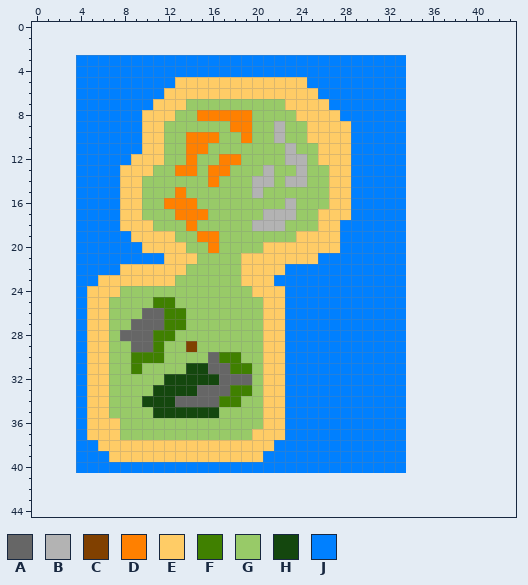
Pixel-art sprite -- maps/testMap.png. This is how it looked before the edit.
The file is 30x38 pixels. The old version is drawn lined up with the new one, on the new canvas.
Palette (. is transparent): A #666666  B #b3b3b3  C #804000  D #ff8000  E #ffcc66  F #408000  G #98ca68  H #14470e  J #0080ff
Pixels before, first column x 4:
 3 JJJJJJJJJJJJJJJJJJJJJJJJJJJJJJ
 4 JJJJJJJJJJJJJJJJJJJJJJJJJJJJJJ
 5 JJJJJJJJJEEEEEEEEEEEEJJJJJJJJJ
 6 JJJJJJJJEEEEEEEEEEEEEEJJJJJJJJ
 7 JJJJJJJEEEGGGGGGGGGEEEEJJJJJJJ
 8 JJJJJJEEEGGDDDDDGGGGEEEEJJJJJJ
 9 JJJJJJEEGGGGGGDDGGBGGEEEEJJJJJ
10 JJJJJJEEGGDDDGGDGGBGGEEEEJJJJJ
11 JJJJJJEEGGDDGGGGGGGBGGEEEJJJJJ
12 JJJJJEEEGGDGGDDGGGGBBGEEEJJJJJ
13 JJJJEEEGGDDGDDGGGBGGBGGEEJJJJJ
14 JJJJEEGGGGGGDGGGBBGBBGGEEJJJJJ
15 JJJJEEGGGDGGGGGGBGGGGGGEEJJJJJ
16 JJJJEEGGDDDGGGGGGGGBGGGEEJJJJJ
17 JJJJEEGGGDDDGGGGGBBBGGEEEJJJJJ
18 JJJJEEEGGGDGGGGGBBBGGGEEJJJJJJ
19 JJJJJEEEEGGDDGGGGGGGEEEEJJJJJJ
20 JJJJJJEEEEGGDGGGGEEEEEEEJJJJJJ
21 JJJJJJJJEEEGGGGEEEEEEEJJJJJJJJ
22 JJJJEEEEEEGGGGGEEEEJJJJJJJJJJJ
23 JJEEEEEEEGGGGGGEEEJJJJJJJJJJJJ
24 JEEEGGGGGGGGGGGGEEEJJJJJJJJJJJ
25 JEEGGGGFFGGGGGGGGEEJJJJJJJJJJJ
26 JEEGGGAAFFGGGGGGGEEJJJJJJJJJJJ
27 JEEGGAAAFFGGGGGGGEEJJJJJJJJJJJ
28 JEEGAAAFFGGGGGGGGEEJJJJJJJJJJJ
29 JEEGGAAFGGCGGGGGGEEJJJJJJJJJJJ
30 JEEGGFFFGGGGAFFGGEEJJJJJJJJJJJ
31 JEEGGFGGGGHHAAFFGEEJJJJJJJJJJJ
32 JEEGGGGGHHHHHAAAGEEJJJJJJJJJJJ
33 JEEGGGGHHHHAAAFFGEEJJJJJJJJJJJ
34 JEEGGGHHHAAAAFFGGEEJJJJJJJJJJJ
35 JEEGGGGHHHHHHGGGGEEJJJJJJJJJJJ
36 JEEEGGGGGGGGGGGGGEEJJJJJJJJJJJ
37 JEEEGGGGGGGGGGGGEEEJJJJJJJJJJJ
38 JJEEEEEEEEEEEEEEEEJJJJJJJJJJJJ
39 JJJEEEEEEEEEEEEEEJJJJJJJJJJJJJ
40 JJJJJJJJJJJJJJJJJJJJJJJJJJJJJJ
After the commit:
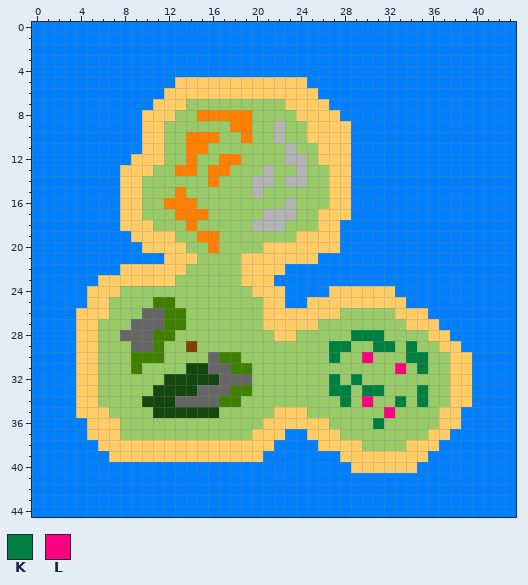
Colours new in this view: K #008040  L #ff0080
Change:
canvas 30x38 -> 44x45, the old top-left corner now at 4,3
y 0..2: x 0..43 ............................................ -> JJJJJJJJJJJJJJJJJJJJJJJJJJJJJJJJJJJJJJJJJJJJ
y 3..23: x 0..3 .... -> JJJJ; x 34..43 .......... -> JJJJJJJJJJ
y 24: x 0..3 .... -> JJJJ; x 27..32 JJJJJJ -> EEEEEE; x 34..43 .......... -> JJJJJJJJJJ
y 25: x 0..3 .... -> JJJJ; x 25..43 JJJJJJJJJ.......... -> EEEEEEEEEJJJJJJJJJJ
y 26: x 0..4 ....J -> JJJJE; x 23..43 JJJJJJJJJJJ.......... -> EEEEEGGGGGEEEJJJJJJJJ
y 27: x 0..4 ....J -> JJJJE; x 6 E -> G; x 23..43 JJJJJJJJJJJ.......... -> EEEGGGGGGGGEEEJJJJJJJ
y 28: x 0..4 ....J -> JJJJE; x 6 E -> G; x 21 E -> G; x 23..43 JJJJJJJJJJJ.......... -> EGGGGGKKKGGGGEEJJJJJJ
y 29: x 0..4 ....J -> JJJJE; x 6 E -> G; x 21..43 EEJJJJJJJJJJJ.......... -> GGGGGGKKGGKKGKGGEEJJJJJ
y 30: x 0..4 ....J -> JJJJE; x 6 E -> G; x 21..43 EEJJJJJJJJJJJ.......... -> GGGGGGKGGLGGGKKGGEEJJJJ
y 31: x 0..4 ....J -> JJJJE; x 6 E -> G; x 21..43 EEJJJJJJJJJJJ.......... -> GGGGGGGGGGGGLGKGGEEJJJJ
y 32: x 0..4 ....J -> JJJJE; x 6 E -> G; x 21..43 EEJJJJJJJJJJJ.......... -> GGGGGGKGKGGGGGGGGEEJJJJ
y 33: x 0..4 ....J -> JJJJE; x 6 E -> G; x 21..43 EEJJJJJJJJJJJ.......... -> GGGGGGKKGKKGGGKGGEEJJJJ
y 34: x 0..4 ....J -> JJJJE; x 6 E -> G; x 21..43 EEJJJJJJJJJJJ.......... -> GGGGGGGKGLGGKGKGGEEJJJJ
y 35: x 0..4 ....J -> JJJJE; x 21 E -> G; x 23..43 JJJJJJJJJJJ.......... -> EEGGGGGGGLGGGGEEJJJJJ
y 36: x 0..3 .... -> JJJJ; x 23..43 JJJJJJJJJJJ.......... -> EEEEGGGGKGGGGGEEJJJJJ
y 37: x 0..3 .... -> JJJJ; x 25..43 JJJJJJJJJ.......... -> EEEGGGGGGGGEEJJJJJJ
y 38: x 0..3 .... -> JJJJ; x 26..43 JJJJJJJJ.......... -> EEEEGGGGEEEJJJJJJJ
y 39: x 0..3 .... -> JJJJ; x 28..43 JJJJJJ.......... -> EEEEEEEEJJJJJJJJ
y 40: x 0..3 .... -> JJJJ; x 29..43 JJJJJ.......... -> EEEEEEJJJJJJJJJ
y 41..44: x 0..43 ............................................ -> JJJJJJJJJJJJJJJJJJJJJJJJJJJJJJJJJJJJJJJJJJJJ
Boxes around the changes in both pictures, in picture pixels (x1, y1, x2, y2):
changed: (32, 22, 516, 517)
